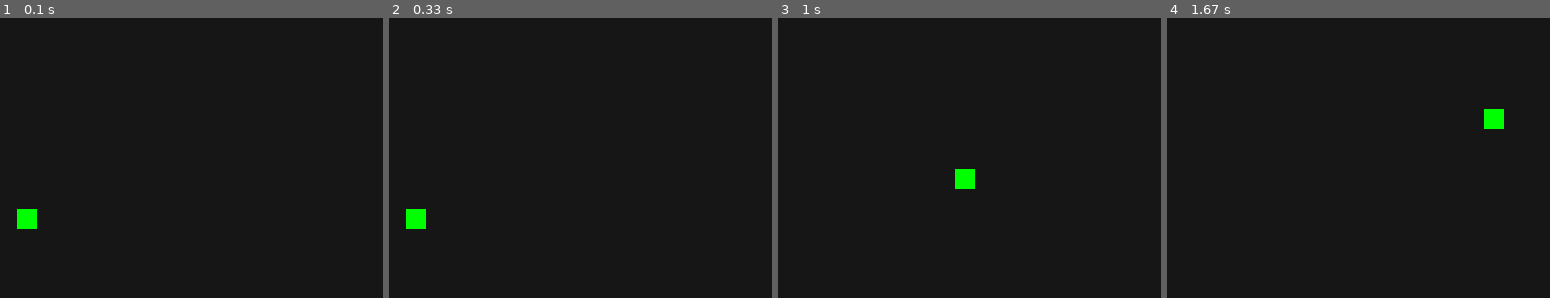
Above: before the commit, frames 1-4 (left to right).
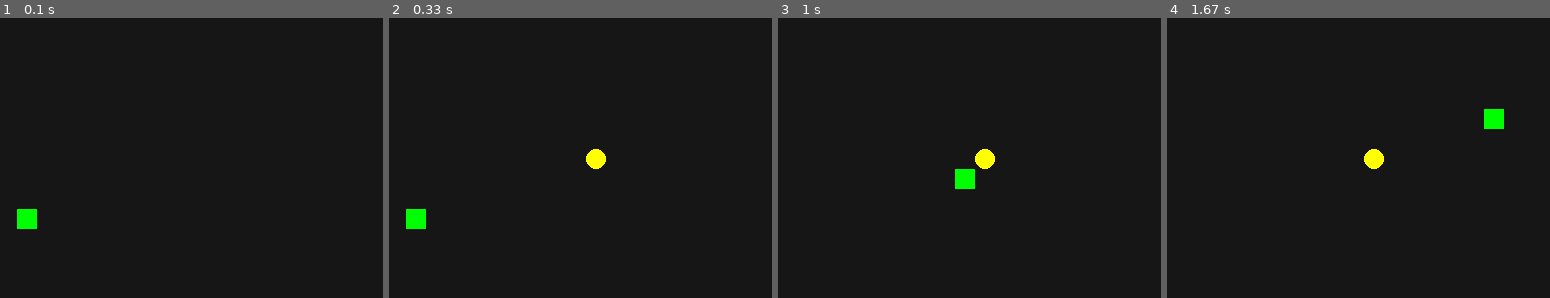
Above: after the commit, the same moments.

Repository: louis-sensai/sandbox-pygame
Game: pygame game, started from src/main.py
Same seed, same stepped clock (60 frames per second), same inputs: the game is played once before the commit and once after it.
Inputs:
- Up to frame 1 (0.1 s): no input
- Up to frame 2 (0.33 s): no input
- Up to frame 3 (1 s): hold Right 0.33-0.8 s; hold Up from 0.83 s (still down)
- Up to frame 4 (1.67 s): release Up at 1.13 s; hold Right 1.17-1.63 s
The pictures show only the part of the screen within x 50-100%, y 18-68%; the shares and areas given below are measured in that part.

Frame 1 is identical in both runs. In frame 2, 0.3% of the frame differs, in the area x 51-57%, y 46-54%; in frame 3, 0.3%; in frame 4, 0.3%.

Commit message:
feat: add pear property - yellow pear removes snake body segments without score
Co-authored-by: Louis <336655023+louis-sensai@users.noreply.github.com>

Diff:
--- a/src/main.py
+++ b/src/main.py
@@ -15,6 +15,7 @@
 RED = (213, 50, 80)
 GREEN = (0, 255, 0)
 BLUE = (50, 153, 213)
+YELLOW = (255, 255, 0)  # Pear color
 
 # Set up the display
 screen = pygame.display.set_mode((WIDTH, HEIGHT))
@@ -46,6 +47,9 @@
     Length_of_snake = 1
     foodx = round(random.randrange(0, WIDTH - BLOCK_SIZE) / BLOCK_SIZE) * BLOCK_SIZE
     foody = round(random.randrange(0, HEIGHT - BLOCK_SIZE) / BLOCK_SIZE) * BLOCK_SIZE
+    pearx = -1
+    pearly = -1
+    pear_spawn_chance = 0.005  # 0.5% chance per frame to spawn a pear (slower spawn rate)
 
     while not game_over:
         while game_close:
@@ -95,16 +99,38 @@
 
         screen.fill(BLACK)
         pygame.draw.circle(screen, RED, [foodx + BLOCK_SIZE//2, foody + BLOCK_SIZE//2], BLOCK_SIZE//2)
+        # Draw pear if it exists
+        if pearx != -1 and pearly != -1:
+            pygame.draw.circle(screen, YELLOW, [pearx + BLOCK_SIZE//2, pearly + BLOCK_SIZE//2], BLOCK_SIZE//2)
         for segment in snake_List:
             pygame.draw.rect(screen, GREEN, [segment[0], segment[1], BLOCK_SIZE, BLOCK_SIZE])
 
         score(Length_of_snake - 1)
         pygame.display.update()
 
+        # Handle pear spawning - only spawn if not currently on screen
+        # Don't spawn pear if it was just eaten (avoid immediate respawn)
+        if pearx == -1 and pearly == -1:
+            if random.random() < pear_spawn_chance:
+                pearx = round(random.randrange(0, WIDTH - BLOCK_SIZE) / BLOCK_SIZE) * BLOCK_SIZE
+                pearly = round(random.randrange(0, HEIGHT - BLOCK_SIZE) / BLOCK_SIZE) * BLOCK_SIZE
+
+        # Check if snake eats food
         if x1 == foodx and y1 == foody:
             foodx = round(random.randrange(0, WIDTH - BLOCK_SIZE) / BLOCK_SIZE) * BLOCK_SIZE
             foody = round(random.randrange(0, HEIGHT - BLOCK_SIZE) / BLOCK_SIZE) * BLOCK_SIZE
             Length_of_snake += 1
+            score(Length_of_snake - 1)
+
+        # Check if snake hits pear (removes body parts, no score)
+        elif x1 == pearx and y1 == pearly:
+            # Remove 1-3 segments from snake body
+            segments_to_remove = random.randint(1, 3)
+            if Length_of_snake > segments_to_remove:
+                Length_of_snake -= segments_to_remove
+            # Pear is eaten, hide it
+            pearx = -1
+            pearly = -1
 
         clock.tick(SPEED)
 
